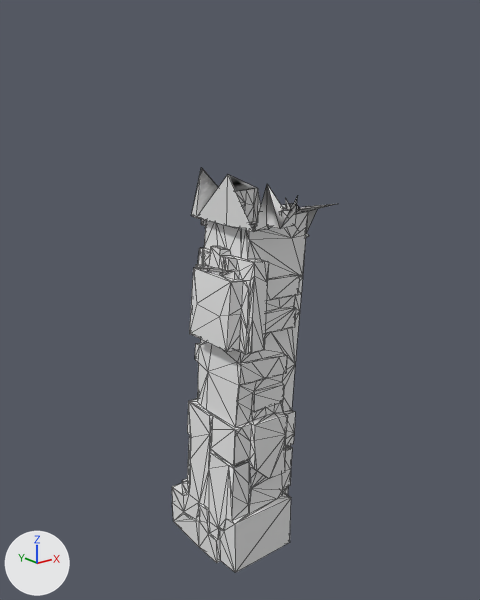
The OBJ model src/main/resources/assets/kn8/meshes/soldier/leg_left.obj, before and after one commit.
One viewpoint serves both versions: a 50 mm lens placed at (-1.096, -1.198, 1.138), pointed at (-0.144, -0.008, 0.662). Lighting does not change. The marker at lower left points along +X, +Y and +Z. The picture after the commit comes second. Mesh edges are drawn as thin lines. Where no turn or scale is listed for an object, it has been applied to the vertices. Vertices at exactly the same position are counted once.

Objects in the first picture: 'leg_left'.
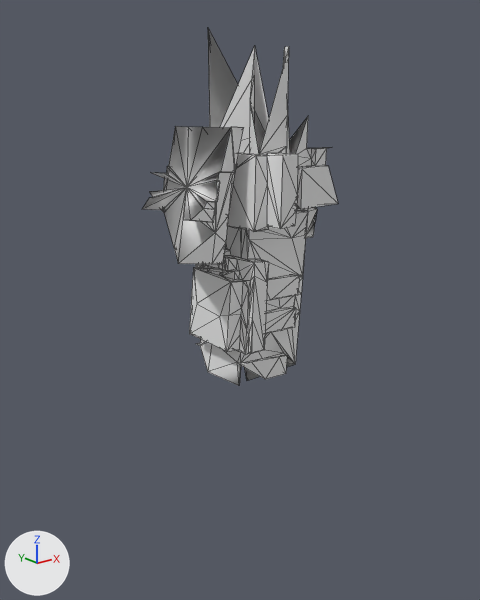
Where the change shows, as pixel boxes [x1, y1, x2, y2] in the pictures (480 x 600 px):
```json
{"object": "leg_left", "change": "reshaped", "before": [172, 167, 335, 573], "after": [142, 29, 338, 386], "on screen": "20% wider, 12% shorter"}
{"part": 1, "of": "me_leg_left", "change": "added", "after": [142, 126, 243, 264]}
{"part": 2, "of": "me_leg_left", "change": "cut back", "before": [172, 344, 295, 573], "after": [240, 357, 295, 380], "on screen": "mostly hidden afterwards"}
{"part": 3, "of": "me_leg_left", "change": "built on", "before": [196, 167, 335, 237], "after": [208, 29, 338, 238]}
```

Edits to the scene script, one JSON object a line:
```json
{"block": "me_leg_left", "where": "# used by ob_leg_left; location = (0.0, 0.0, 0.0)"}
{"op": "remove", "block": "me_leg_left", "code": "me_leg_left.from_pydata(...)  # 679 vertices, 1350 faces; spans x -0.262..0.059, y -0.181..0.164, z 0.0..0.973"}
{"op": "add", "block": "me_leg_left", "code": "me_leg_left.from_pydata(...)  # 593 vertices, 1186 faces; spans x -0.374..0.059, y -0.181..0.165, z 0.388..1.274"}
{"block": "me_leg_left", "change": "me_leg_left part 1: a new loose piece of 68 vertices spanning x -0.374..-0.211, y -0.107..0.098, z 0.787..1.071"}
{"block": "me_leg_left", "change": "me_leg_left part 2: 305 vertices removed from x -0.262..-0.038, y -0.118..0.164, z 0.0..0.513; 1 vertex added at x -0.128, y 0.003, z 0.512"}
{"block": "me_leg_left", "change": "me_leg_left part 3: 3 vertices removed from x -0.148..-0.072, y -0.118..0.087, z 0.868..0.906; 153 vertices added at x -0.2..0.035, y -0.181..0.165, z 0.809..1.274"}
```
